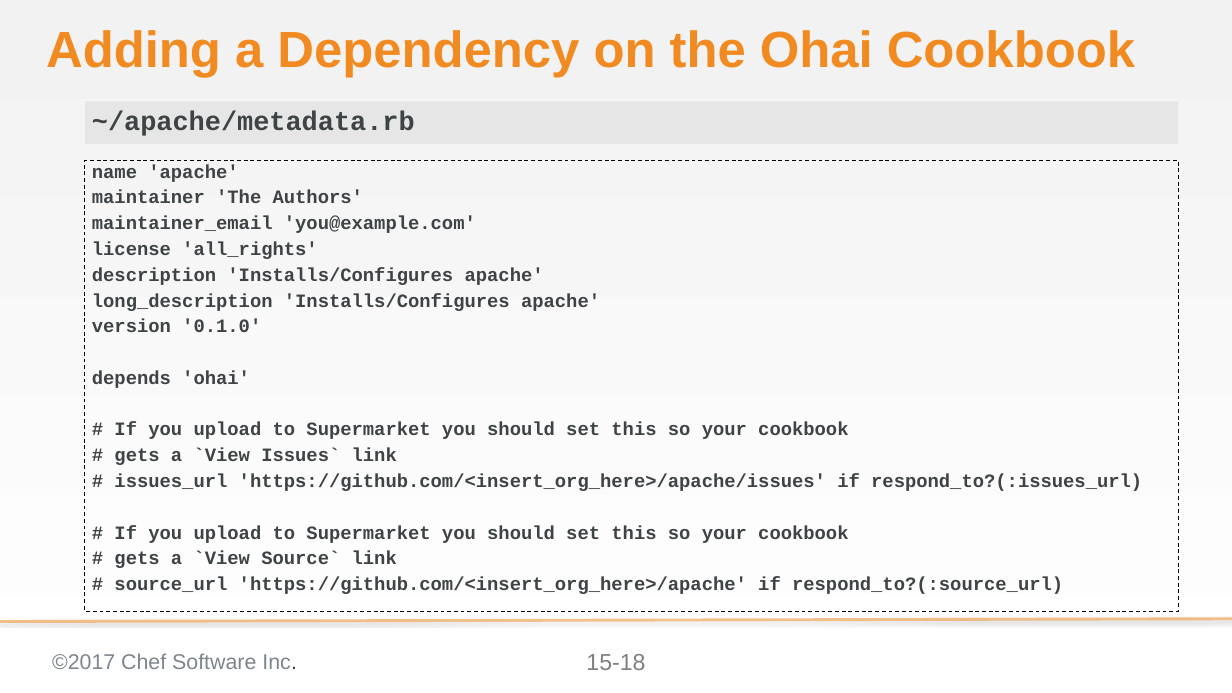
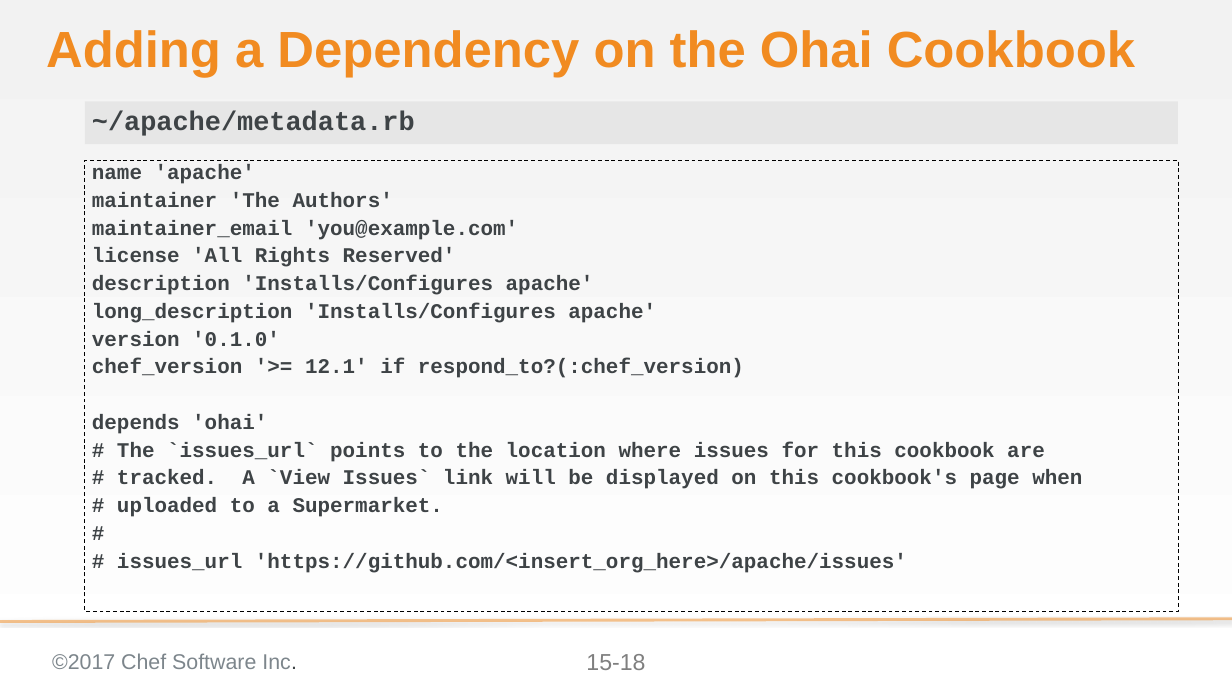
Before and after one commit to ericheiser/chef-intermediate, a slide deck: slide 18 of 15-creating_ohai_plugins.pptx. Drawn at 1232x693 pixels with LibreOffice and Linux fonts; fonts in the diff are those of the drawing; background and template pictures are left out. Boxes give left, top, right and bottom in pixels: in the first picture for what was removed or moved away, otherwise in the second. Text is boxed around its words. In the diff, an @@ line names an element or a change of style, - is before the commit and + after.

```diff
--- a/15-creating_ohai_plugins.pptx
+++ b/15-creating_ohai_plugins.pptx
@@ text at (x1=92, y1=164, x2=656, y2=434): size 19.6 to 21.7 pt in "name 'apache'", "maintainer 'The Authors'", "maintainer_email 'you@example.com'", "description 'Installs/Configures apache'" and 3 more places @@
@@ text at (x1=92, y1=248, x2=456, y2=267): text changed; size 19.6 to 21.7 pt @@
-license 'all_rights'
+license 'All Rights Reserved'
@@ text at (x1=92, y1=359, x2=744, y2=378): paragraph added @@
+chef_version '>= 12.1' if respond_to?(:chef_version)
@@ text at (x1=117, y1=442, x2=1082, y2=573): text changed; size 19.6 to 21.7 pt @@
-# If you upload to Supermarket you should set this so your cookbook
-# gets a `View Issues` link
-# issues_url 'https://github.com/<insert_org_here>/apache/issues' if respond_to?(:issues_url)
-# If you upload to Supermarket you should set this so your cookbook
-# gets a `View Source` link
-# source_url 'https://github.com/<insert_org_here>/apache' if respond_to?(:source_url)
+# The `issues_url` points to the location where issues for this cookbook are
+# tracked. A `View Issues` link will be displayed on this cookbook's page when
+# uploaded to a Supermarket.
+#
+# issues_url 'https://github.com/<insert_org_here>/apache/issues'
```
Also in this commit, not shown: 10 other slides changed, 1 slide added.
